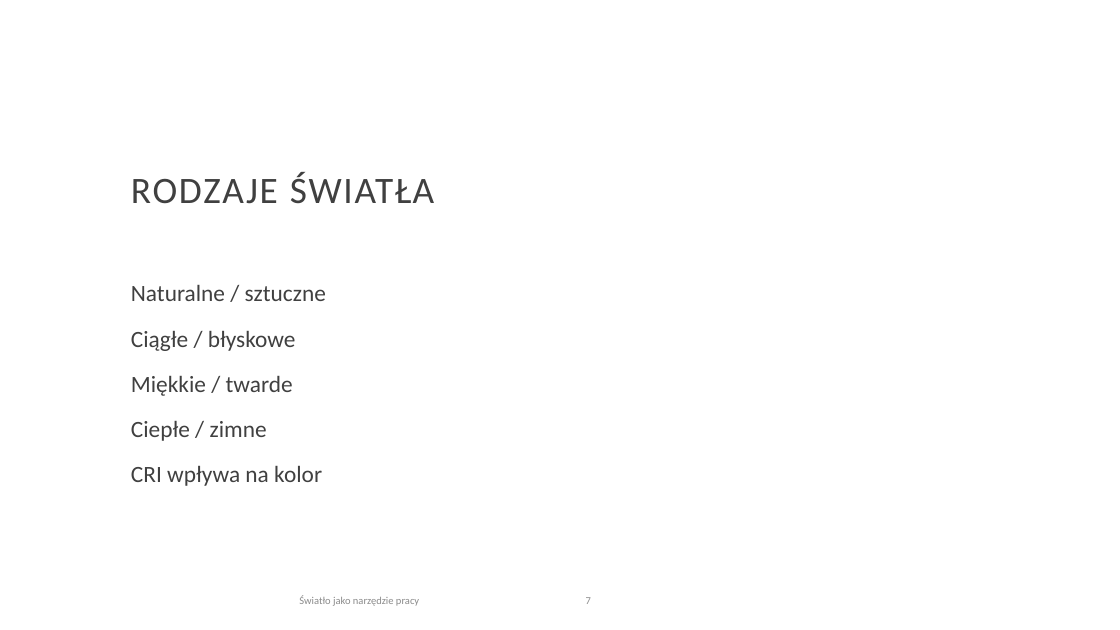
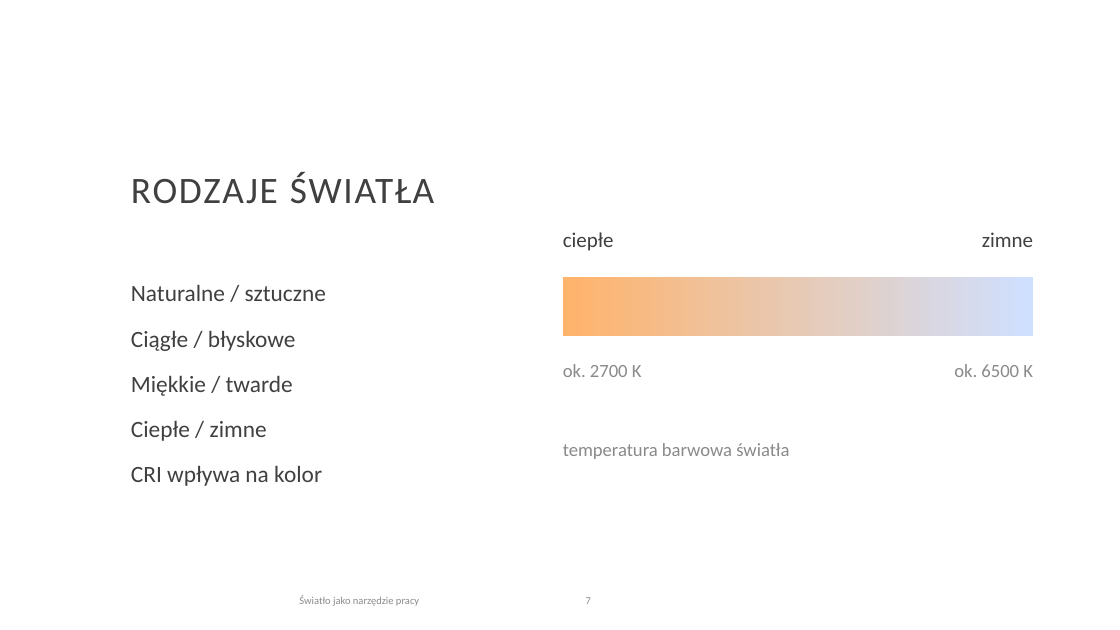
Before and after one commit to kontakt334/4eyes, a slide deck: slide 7 of projekty/warsztaty-beauty-product/swiatlo-jako-narzedzie-pracy-poprawiona.pptx. Drawn at 1120x630 pixels with LibreOffice and Linux fonts; fonts in the diff are those of the drawing; background and template pictures are left out. Boxes give left, top, right and bottom in pixels: in the first picture for what was removed or moved away, otherwise in the second. Text is boxed around its words. In the diff, an @@ line names an element or a change of style, - is before the commit and + after.

```diff
--- a/projekty/warsztaty-beauty-product/swiatlo-jako-narzedzie-pracy-poprawiona.pptx
+++ b/projekty/warsztaty-beauty-product/swiatlo-jako-narzedzie-pracy-poprawiona.pptx
@@ text added at [563, 232, 614, 251], 18 pt, text #404040 @@
+ciepłe
@@ text added at [982, 232, 1033, 247], 18 pt, text #404040 @@
+zimne
@@ rectangle added at [563, 277, 1033, 336], fill gradient #FFB36B to #CFE0FF @@
@@ text added at [563, 364, 642, 377], 16 pt, text #8A8A8A @@
+ok. 2700 K
@@ text added at [954, 364, 1033, 377], 16 pt, text #8A8A8A @@
+ok. 6500 K
@@ text added at [563, 443, 789, 459], 16 pt, text #8A8A8A @@
+temperatura barwowa światła
```
Also in this commit, not shown: 5 other slides changed, 1 other file.
